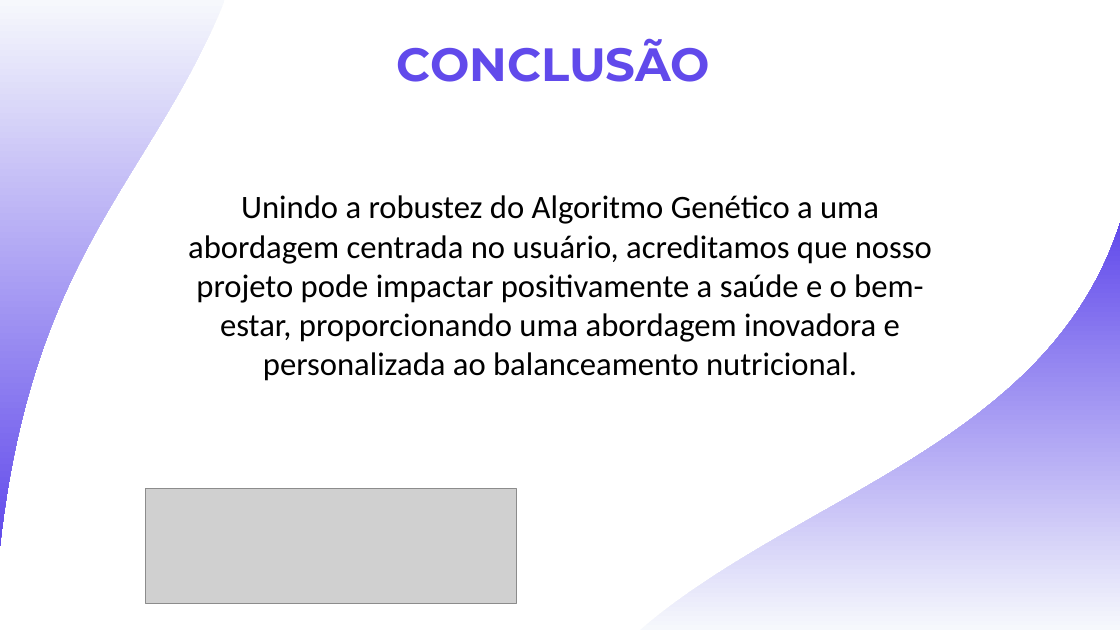
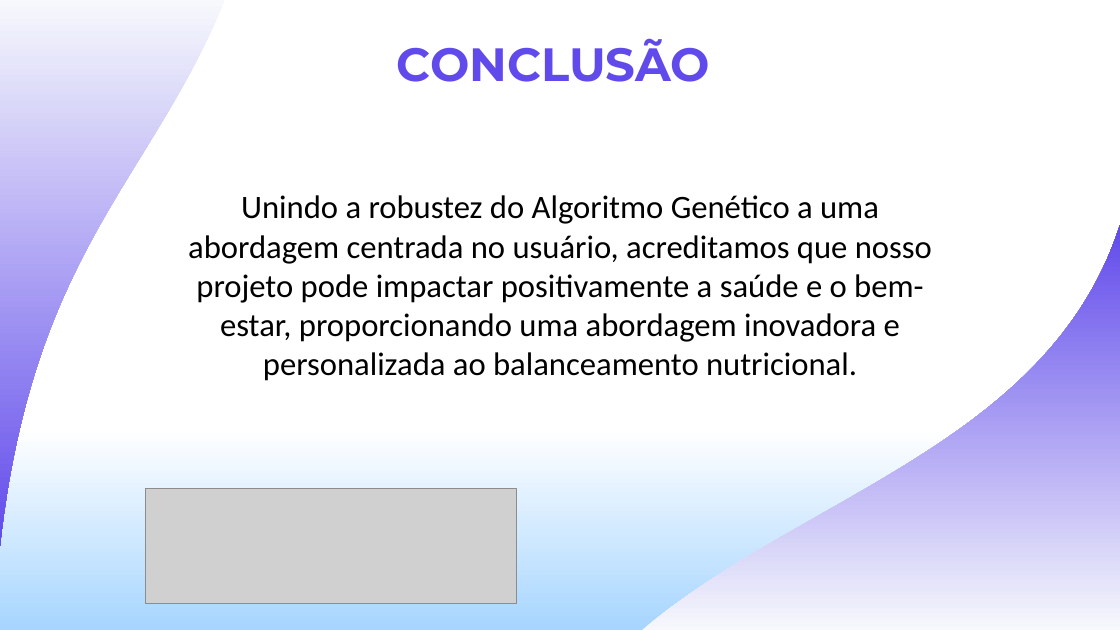
Before and after one commit to laylith/balanceadorNutricional, a slide deck: slide 9 of Documentação/Prática Extensionista.pptx. Drawn at 1120x630 pixels with LibreOffice and Linux fonts; fonts in the diff are those of the drawing; grey boxes stand for pictures. Boxes give left, top, right and bottom in pixels: in the first picture for what was removed or moved away, otherwise in the second. Text is boxed around its words. In the diff, an @@ line names an element or a change of style, - is before the commit and + after.

```diff
--- a/Documentação/Prática Extensionista.pptx
+++ b/Documentação/Prática Extensionista.pptx
@@ background #FFFFFF to gradient #FFFFFF to #A7D5FF @@
@@ freeform shape at box(640, 225, 1120, 630): outline redrawn @@
```
Also in this commit, not shown: 8 other slides changed, 1 other file.
